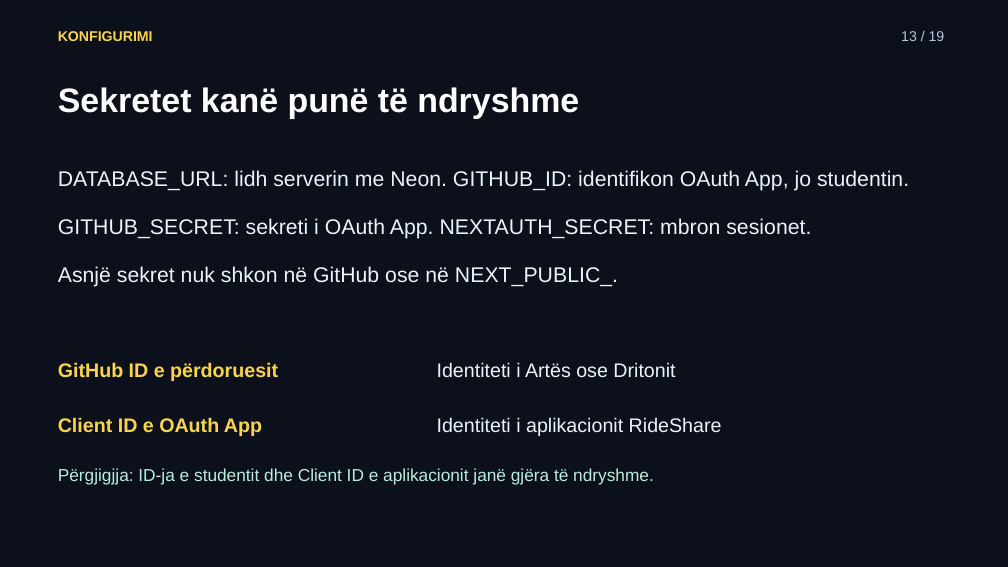
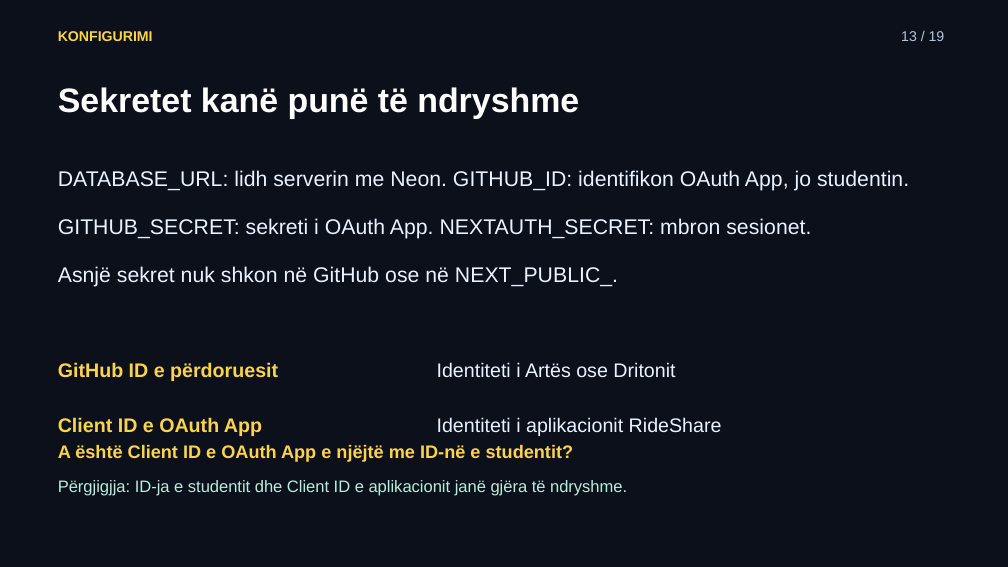
Before and after one commit to arbenl/arbenl.github.io, a slide deck: slide 13 of lendet/2026-2027/mobile/lectures/ligjerata-05-hyrja-lejet-rideshare-2026.pptx. Drawn at 1008x567 pixels with LibreOffice and Linux fonts; fonts in the diff are those of the drawing. Boxes give left, top, right and bottom in pixels: in the first picture for what was removed or moved away, otherwise in the second. Text is boxed around its words. In the diff, an @@ line names an element or a change of style, - is before the commit and + after.

```diff
--- a/lendet/2026-2027/mobile/lectures/ligjerata-05-hyrja-lejet-rideshare-2026.pptx
+++ b/lendet/2026-2027/mobile/lectures/ligjerata-05-hyrja-lejet-rideshare-2026.pptx
@@ text added at (58, 445, 574, 462), 17.2 pt, text #FCD34D, bold @@
+A është Client ID e OAuth App e njëjtë me ID-në e studentit?
@@ text "Përgjigjja: ID-ja e studentit dhe ...": place and size @@
-text "Përgjigjja: ID-ja e studentit dhe ..." at (58, 468, 654, 485)
+text "Përgjigjja: ID-ja e studentit dhe ..." at (58, 480, 627, 496)
@@ text "Përgjigjja: ID-ja e studentit dhe ..." at (58, 480, 627, 496): size 16.5 to 15.8 pt @@
```
Also in this commit, not shown: 10 other slides changed, 9 other files.
